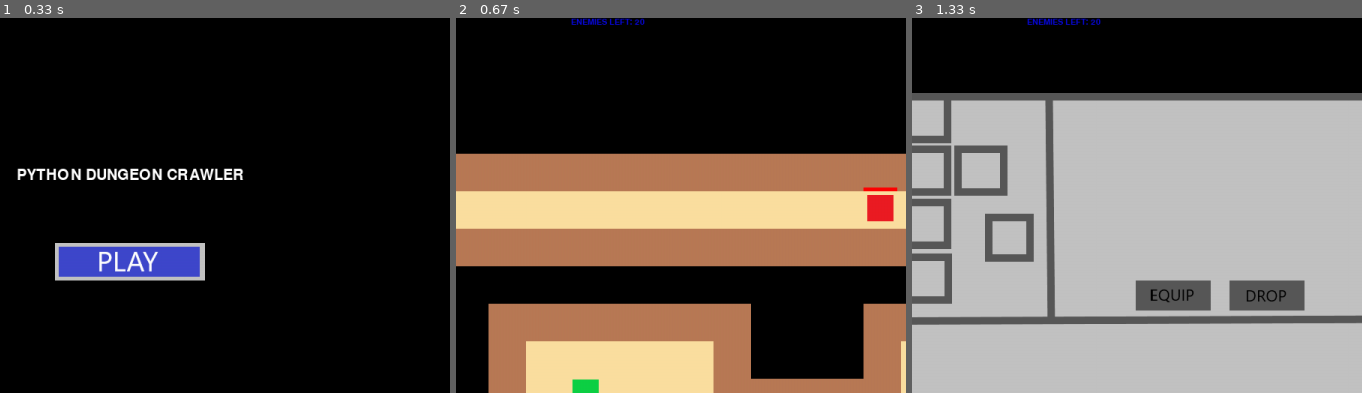
Above: before the commit, frames 1-3 (left to right).
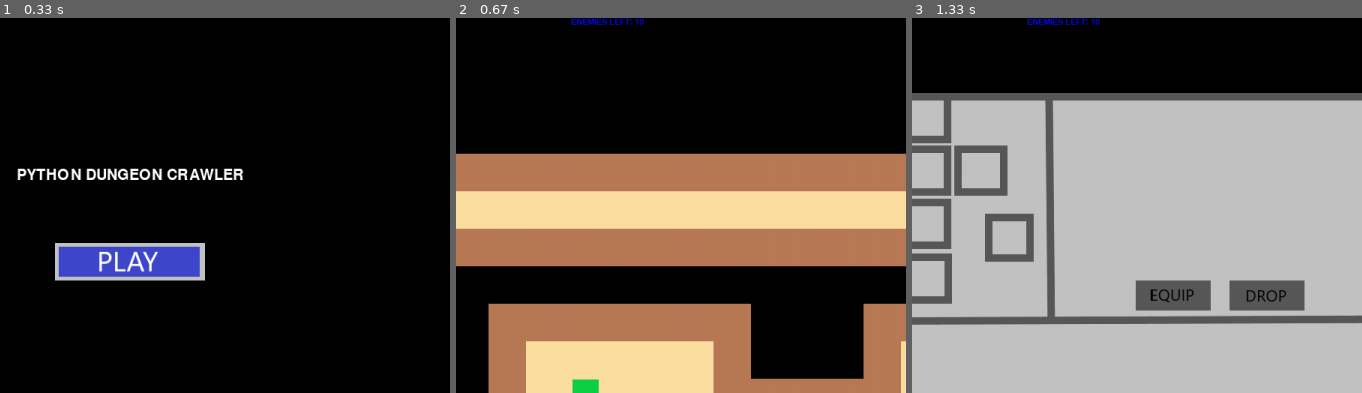
Above: after the commit, the same moments.

Repository: legotrainkid/Python-Pygame-Dungeon-Crawler
Game: pygame game, started from Python Dungeon Crawler.py
Same seed, same stepped clock (60 frames per second), same inputs: the game is played once before the commit and once after it.
Inputs (mouse positions are % of the whole screen's width and height, from its top left):
- Up to frame 1 (0.33 s): no input
- Up to frame 2 (0.67 s): click (50, 32) at 0.38 s
- Up to frame 3 (1.33 s): tap E at 0.67 s; hold D from 1 s (still down)
The pictures show only the part of the screen within x 36-86%, y 0-50%; the shares and areas given below are measured in that part.

Frame 1 is identical in both runs. In frame 2, 0.6% of the frame differs, in the area x 39-99%, y 0-55%; in frame 3, less than 0.1%.

Commit message:
Added enemy despawning

Diff:
--- a/ENTITIES.py
+++ b/ENTITIES.py
@@ -45,6 +45,16 @@
         if -55 < self.rect.x < self.SCREENSIZE[0]:
             if -55 < self.rect.y < self.SCREENSIZE[1]:
                 screen.blit(self.image, self.rect)
+
+    @property
+    def on_screen(self):
+        if -55 < self.rect.x < self.SCREENSIZE[0]:
+            if -55 < self.rect.y < self.SCREENSIZE[1]:
+                return True
+            else:
+                return False
+        else:
+            return False
 
 class Player(pygame.sprite.Sprite):
     def __init__(self, health, stamina, damage, SCREENSIZE):
@@ -140,6 +150,10 @@
         self.health = 10
         self.MAX_HEALTH = self.health
 
+        self.despawn_frames = 0
+        self.despawn_timer = 900
+        self.despawn = False
+
     def update(self, move):
         if not self.is_dead:
             self.move_to_player()
@@ -170,6 +184,10 @@
                 self.frames_since += 1
             if self.see_player:
                 self.see_player = False
+        else:
+            self.despawn_frames += 1
+            if self.despawn_frames > self.despawn_timer:
+                self.despawn = True
 
     def move_to_player(self):
         if self.on_screen and self.path:
--- a/GAME.py
+++ b/GAME.py
@@ -1,74 +1,155 @@
+#Needed modules
 import pygame
 import math
 import random
+
+#Extra code files
 import generation
 import pathfinding
+
+#All sprite classes
 import ENTITIES
+
+#Animation/animator code
 import ANIMATIONS
+
+#Extra data, like item and animation data
 import DATA
 
+#Initialize pygame
 pygame.init()
 
+#Global Variables
 move = [0, 0]
 SCREENSIZE = [1200,1000]
 
+#Game class
 class Game():
+    """
+    The game class handles the actual game
+    It recieves a Menu object and pygame.display object
+    """
     def __init__(self, menu, screen):
+        #Set up colors
         self.YELLOW = (255, 255, 0)
         self.BLUE = (10, 10, 220)
         self.WHITE = (255, 255, 255)
         self.BLACK = (0, 0, 0)
         self.GREEN = (0, 255, 0)
         self.RED = (255, 0, 0)
+
+        #Load fonts
         self.FPS_FONT = pygame.font.Font("resources/fonts/freesansbold.ttf", 11)
         self.SCORE_FONT = pygame.font.Font("resources/fonts/freesansbold.ttf", 18)
+
+        #Needed constants, will be moved to settings.txt file for easy editing
         self.MOVE_SPEED = 2
         self.MAPSIZE = 80
         self.FPS = 60
-        self.NUM_ENEMIES = 20
-        self.PLAYER_DAMAGE = 5
+        self.NUM_ENEMIES = 10
+        self.PLAYER_DAMAGE = 10
         self.ARROW_SPEED = 10
-
+        self.ARROW_DAMAGE = 10
+
+        #Menu object
         self.menu = menu
 
+        #Score variable, used for number of enemies left
         self.score = 0
+
+        #whether or not the game keeps running
         self.game_running = True
 
+        #pygame.display object
         self.screen = screen
 
-        self.screen.fill(self.BLACK)
-
-        loading = "LOADING..."
-        text = self.SCORE_FONT.render(loading, 1, self.WHITE)
-        self.screen.blit(text, (600,500))
-        pygame.display.flip()
-
+        #fill screen
+        self.screen.fill(self.BLACK)
+
+        #Loading screen text
+        loading = "LOADING... INITIALIZING...1%"
+        text = self.SCORE_FONT.render(loading, 1, self.WHITE)
+        text_x = int(600-text.get_width()/2)
+        text_y = int(500-text.get_height()/2)
+        self.screen.fill(self.BLACK)
+        self.screen.blit(text, (text_x, text_y))
+        pygame.display.flip()
+
+        #load item data form DATA file
         self.items = DATA.load_items()
 
+        #Initialize clock
         self.clock = pygame.time.Clock()
 
+        #Loading screen text
+        loading = "LOADING... GENERATING WORLD...10%"
+        text = self.SCORE_FONT.render(loading, 1, self.WHITE)
+        text_x = int(600-text.get_width()/2)
+        text_y = int(500-text.get_height()/2)
+        self.screen.fill(self.BLACK)
+        self.screen.blit(text, (text_x, text_y))
+        pygame.display.flip()
+
+        #Initialize map generator
         dg = generation.Generator(width=self.MAPSIZE, height=self.MAPSIZE)
+
+        #Generate level
         dg.gen_level()
+
+        #Get world map
         self.world_map = dg.return_tiles()
 
+        #Loading screen text
+        loading = "LOADING... LOADING TILES...19%"
+        text = self.SCORE_FONT.render(loading, 1, self.WHITE)
+        text_x = int(600-text.get_width()/2)
+        text_y = int(500-text.get_height()/2)
+        self.screen.fill(self.BLACK)
+        self.screen.blit(text, (text_x, text_y))
+        pygame.display.flip()
+
+        #Load tile images
         self.TILES = {}
         load_tiles = ["empty", "floor", "wall"]
         for tile in load_tiles:
             self.TILES[tile] = pygame.image.load("resources/graphics/world/"+tile+".png")
 
+        #Loading Screen Text
+        loading = "LOADING... INITIALIZING SPRITE GROUPS...28%"
+        text = self.SCORE_FONT.render(loading, 1, self.WHITE)
+        text_x = int(600-text.get_width()/2)
+        text_y = int(500-text.get_height()/2)
+        self.screen.fill(self.BLACK)
+        self.screen.blit(text, (text_x, text_y))
+        pygame.display.flip()
+
+        #Initialize sprite groups
         self.tiles_list = pygame.sprite.Group()
         self.all_sprites = pygame.sprite.Group()
         self.walls = pygame.sprite.Group()
         self.enemies = pygame.sprite.Group()
         self.projectiles = pygame.sprite.Group()
 
+        #List of all tiles that have been used by spawner
         self.spawned_tiles = []
 
+        #Loading screen text
+        loading = "LOADING... CREATING TILES...37%"
+        text = self.SCORE_FONT.render(loading, 1, self.WHITE)
+        text_x = int(600-text.get_width()/2)
+        text_y = int(500-text.get_height()/2)
+        self.screen.fill(self.BLACK)
+        self.screen.blit(text, (text_x, text_y))
+        pygame.display.flip()
+
+        #Variables for tile creation
         y_v = 0
         x_v = 0
         i = 0
+        #Loop trough every tile in map
         for y in range(len(self.world_map)):
             for x in self.world_map[y]:
+                #Create tile sprite
                 if x == 0:
                     new = ENTITIES.Tile(self.TILES["empty"], x_v, y_v, True, [i, y], SCREENSIZE)
                 elif x == 1:
@@ -77,32 +158,70 @@
                 elif x == 2:
                     new = ENTITIES.Tile(self.TILES["floor"], x_v, y_v, False, [i, y], SCREENSIZE)
                 x_v += 50
+                #add tile to sprite groups
                 self.tiles_list.add(new)
                 self.all_sprites.add(new)
                 i+=1
             y_v += 50
             x_v = 0
             i = 0
+
+        loading = "LOADING... CREATING PLAYER...47%"
+        text = self.SCORE_FONT.render(loading, 1, self.WHITE)
+        text_x = int(600-text.get_width()/2)
+        text_y = int(500-text.get_height()/2)
+        self.screen.fill(self.BLACK)
+        self.screen.blit(text, (text_x, text_y))
+        pygame.display.flip()
+
         self.player = ENTITIES.Player(30, 500, self.PLAYER_DAMAGE, SCREENSIZE)
+
+        loading = "LOADING... SPAWNING ENEMIES...56%"
+        text = self.SCORE_FONT.render(loading, 1, self.WHITE)
+        text_x = int(600-text.get_width()/2)
+        text_y = int(500-text.get_height()/2)
+        self.screen.fill(self.BLACK)
+        self.screen.blit(text, (text_x, text_y))
+        pygame.display.flip()
+
         self.spawn_enemies(self.NUM_ENEMIES)
-
         self.all_sprites.add(self.player)
-
         self.spawn_player()
+
+        loading = "LOADING... INITIALIZING INVENTORY...64%"
+        text = self.SCORE_FONT.render(loading, 1, self.WHITE)
+        text_x = int(600-text.get_width()/2)
+        text_y = int(500-text.get_height()/2)
+        self.screen.fill(self.BLACK)
+        self.screen.blit(text, (text_x, text_y))
+        pygame.display.flip()
+
         colors = {"red": self.RED, "green":self.GREEN}
         self.hud = ENTITIES.Hud(self.screen, colors, self.player)
-        self.all_sprites.add(self.hud)
         self.inventory = ENTITIES.Inventory(self.player)
-        self.all_sprites.add(self.inventory)
         self.inventory.add_item(self.items["sword"])
 
-
+        loading = "LOADING... INITIALIZING ANIMATIONS...73%"
+        text = self.SCORE_FONT.render(loading, 1, self.WHITE)
+        text_x = int(600-text.get_width()/2)
+        text_y = int(500-text.get_height()/2)
+        self.screen.fill(self.BLACK)
+        self.screen.blit(text, (text_x, text_y))
+        pygame.display.flip()
 
         player_anim = DATA.load_player_anim()
         self.player_animator = ANIMATIONS.Animator(self.player, player_anim)
 
         self.animators = []
         self.animators.append(self.player_animator)
+
+        loading = "LOADING... STARTING GAME...82%"
+        text = self.SCORE_FONT.render(loading, 1, self.WHITE)
+        text_x = int(600-text.get_width()/2)
+        text_y = int(500-text.get_height()/2)
+        self.screen.fill(self.BLACK)
+        self.screen.blit(text, (text_x, text_y))
+        pygame.display.flip()
 
     def update_fps(self):
         fps = "FPS: " + str(math.ceil(self.clock.get_fps()))
@@ -179,7 +298,7 @@
         # Angle the bullet sprite so it doesn't look like it is flying
         # sideways.
         image = pygame.image.load("resources/graphics/items/projectiles/arrow.png")
-        arrow = ENTITIES.Arrow(start_x, start_y, pygame.transform.rotate(image, -math.degrees(angle)), 3)
+        arrow = ENTITIES.Arrow(start_x, start_y, pygame.transform.rotate(image, -math.degrees(angle)), self.ARROW_DAMAGE)
 
         # Taking into account the angle, calculate our change_x
         # and change_y. Velocity is how fast the bullet travels.
@@ -294,7 +413,12 @@
 
             self.screen.fill(self.BLACK)
 
-            hit_walls = pygame.sprite.spritecollide(self.player, self.walls, False)
+            hit_walls = []
+            for wall in self.walls.sprites():
+                if wall.on_screen:
+                    if pygame.sprite.collide_rect(self.player, wall):
+                        hit_walls.append(wall)
+            #hit_walls = pygame.sprite.spritecollide(self.player, self.walls, False)
             for wall in hit_walls:
                 if last_move[0] > 0:
                     move[0] = -self.MOVE_SPEED*2
@@ -409,6 +533,9 @@
                     left += 1
                 else:
                     enemy.remove(self.enemies)
+                    if enemy.despawn:
+                        enemy.kill()
+                        del enemy
 
 
             x, y = 0, 0
@@ -418,6 +545,11 @@
 
             for sprite in self.all_sprites.sprites():
                 sprite.draw(self.screen)
+
+            self.inventory.update(move)
+            self.inventory.draw(self.screen)
+            self.hud.update(move)
+            self.hud.draw(self.screen)
 
             self.update_fps()
             enemy_num_text = "ENEMIES LEFT: " + str(left)
--- a/MENU.py
+++ b/MENU.py
@@ -79,5 +79,6 @@
         pygame.sprite.Sprite.__init__(self)
         self.rect = pygame.Rect( 0 , 0 , 1 , 1 )
 
-if __name__ == "__main__":
+def main():
     menu = Menu()
+    pygame.quit()
--- a/Python Dungeon Crawler.py
+++ b/Python Dungeon Crawler.py
@@ -4,10 +4,10 @@
 if __name__ == "__main__":
     logging.basicConfig(filename="error.log",
                         filemode="a",
-                        format='\n\nVersion: '
+                        format='\n\nVersion: 1.0.0'
                         + ' - %(name)s - %(levelname)s - %(message)s')
     try:
-        menu = MENU.Menu()
+        menu = MENU.main()
     except:
         logging.exception(" An exception occured")
         print("error")
Not shown, removed: error.log
